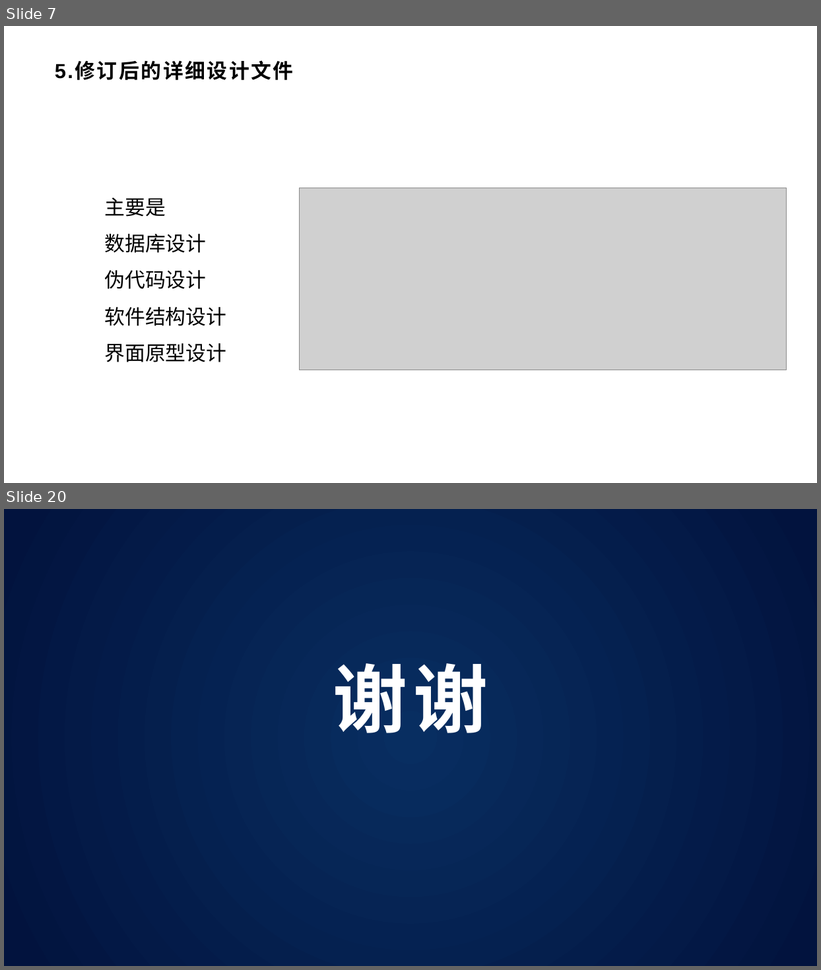
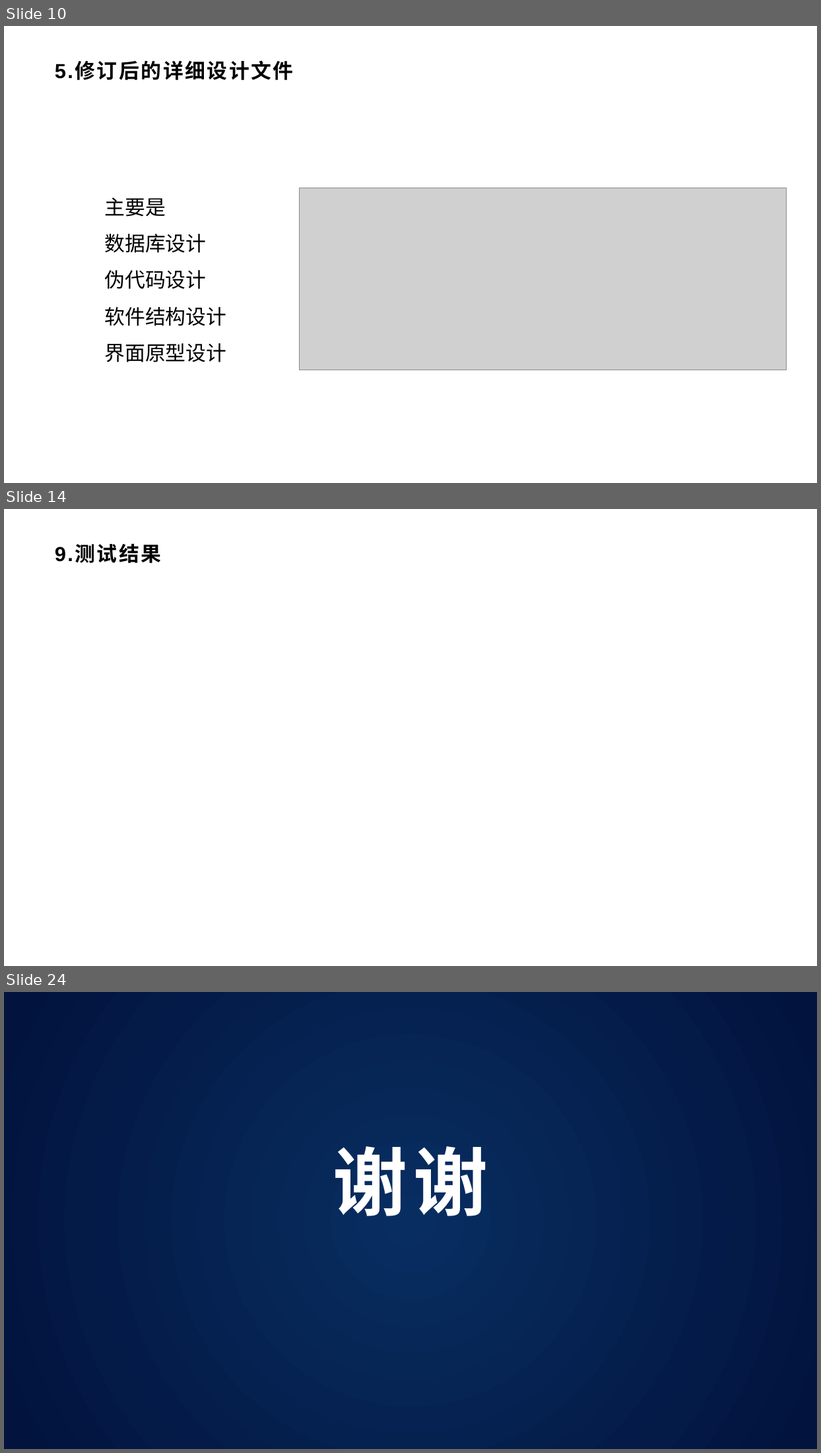
Before and after one commit to xlisses/ruang, a slide deck: 最终评审.pptx. Shown one above the other, each under a label of ours: slides 7 and 20 before the commit, slides 10, 14 and 24 after it; the slides between them are not shown. The pictures are 821x970 and 821x1453 pixels, drawn with LibreOffice and Linux fonts; fonts in the diff are those of the drawing; grey boxes stand for pictures; background and template pictures are left out. Boxes give left, top, right and bottom in pixels: in the first picture for what was removed or moved away, otherwise in the second. Text is boxed around its words. In the diff, an @@ line names an element or a change of style, - is before the commit and + after.

```diff
--- a/最终评审.pptx
+++ b/最终评审.pptx
@@ slide 14 added at (4,509,817,966), background #FFFFFF @@
@@ title added at (55,545,162,563), 24 pt, text #000000, bold @@
+9.测试结果
@@ what was slide 7 is now slide 10 @@
@@ what was slide 20 is now slide 24 @@
```
Also in this commit, not shown: 4 slides changed, 5 other slides added, 2 slides removed, 20 other files.
